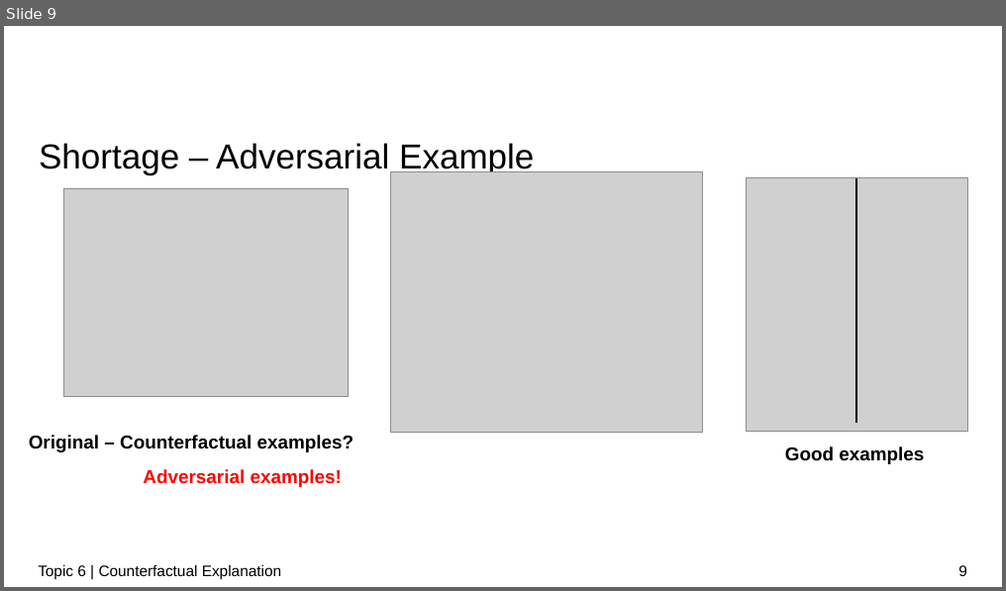
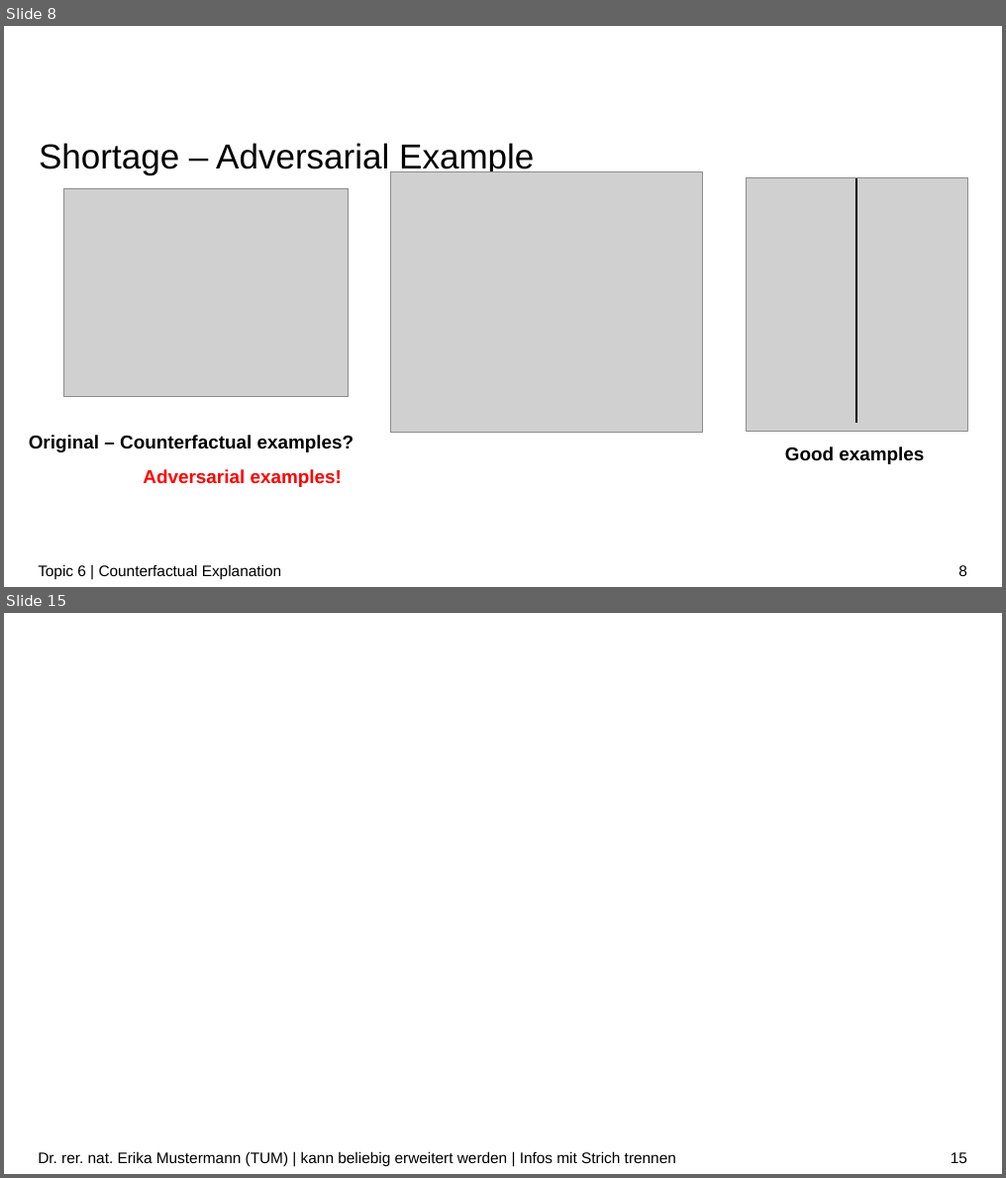
Before and after one commit to zhaochenyuangit/xAISeminar, a slide deck: presentation/XAI_counterfactual.pptx. Shown one above the other, each under a label of ours: slide 9 before the commit, slides 8 and 15 after it; the slides between them are not shown. The pictures are 1006x591 and 1006x1178 pixels, drawn with LibreOffice and Linux fonts; fonts in the diff are those of the drawing; grey boxes stand for pictures; background and template pictures are left out. Boxes give left, top, right and bottom in pixels: in the first picture for what was removed or moved away, otherwise in the second. Text is boxed around its words. In the diff, an @@ line names an element or a change of style, - is before the commit and + after.

```diff
--- a/presentation/XAI_counterfactual.pptx
+++ b/presentation/XAI_counterfactual.pptx
@@ slide 15 added at [4,613,1002,1174], background #FFFFFF @@
@@ text added at [38,1152,676,1166], 14.7 pt, text #000000 @@
+Dr. rer. nat. Erika Mustermann (TUM) | kann beliebig erweitert werden | Infos mit Strich trennen
@@ page number added at [950,1153,967,1163], 14.7 pt, text #000000 @@
+15
@@ what was slide 9 is now slide 8 @@
@@ page number at [958,566,967,576]: text changed @@
-9
+8
```
Also in this commit, not shown: 6 slides changed, 2 other slides added, 1 slide removed, 16 other files.
